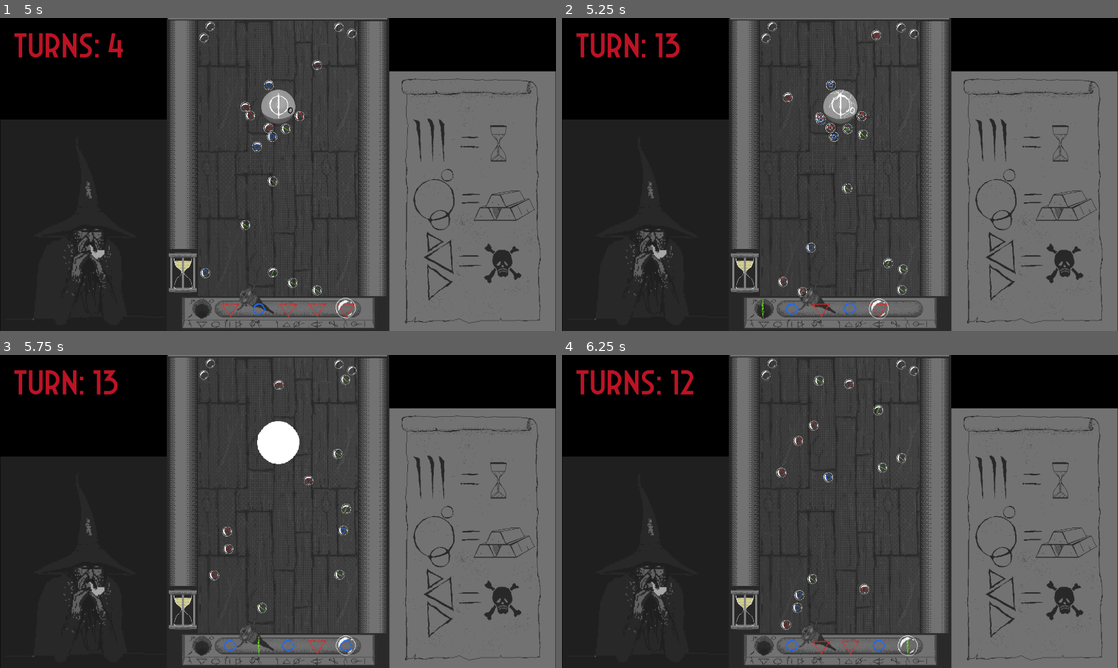
Above: before the commit, frames 1-4 (two rows, left to right).
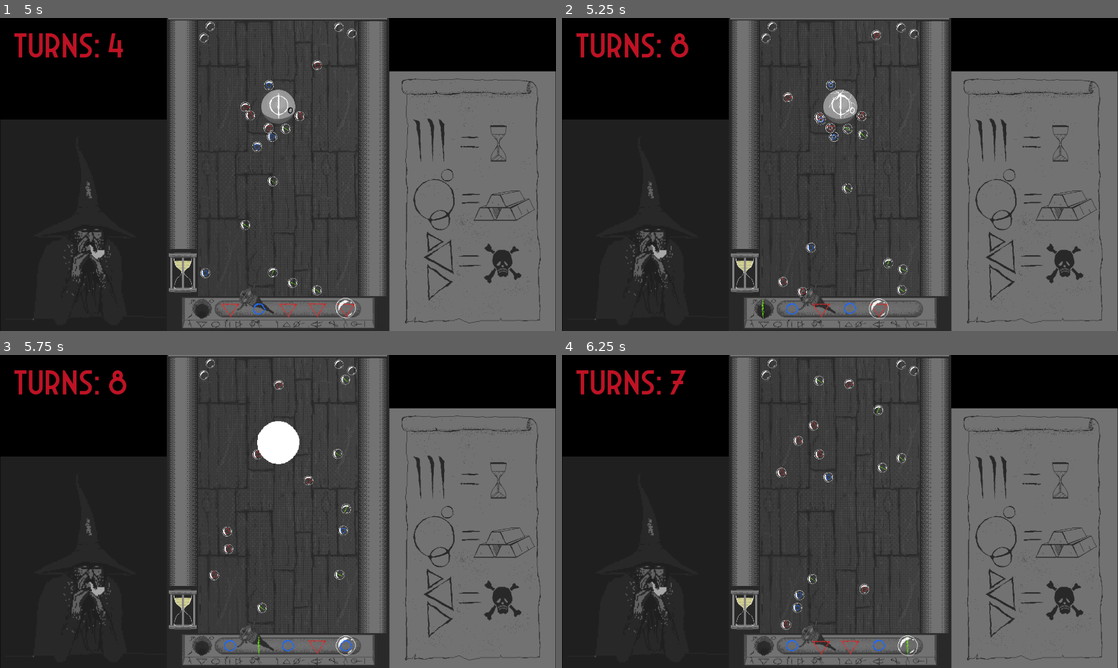
Above: after the commit, the same moments.

Repository: colton-o/bubblemancer
Game: Godot game, scene res://Levels/Level_1.tscn
Two runs of this game, one before a commit and one after it. Both use one fixed random seed, a clock stepped at 60 frames per second and the inputs below.
Inputs (mouse positions are in pixels of both pictures, inside the frame that each line leads up to):
- Up to frame 1 (5 s): move the mouse to (400, 158) at 0.52 s; click (400, 158) at 0.6 s; move the mouse to (166, 190) at 1.27 s; click (166, 190) at 1.35 s; move the mouse to (333, 105) at 2.02 s; click (333, 105) at 2.1 s; move the mouse to (250, 237) at 2.77 s; click (250, 237) at 2.85 s; move the mouse to (444, 221) at 3.52 s; click (444, 221) at 3.6 s; move the mouse to (111, 127) at 4.27 s; click (111, 127) at 4.35 s
- Up to frame 2 (5.25 s): move the mouse to (867, 174) at 5.02 s; click (867, 174) at 5.1 s
- Up to frame 3 (5.75 s): no input
- Up to frame 4 (6.25 s): move the mouse to (756, 433) at 5.77 s; click (756, 433) at 5.85 s

Frame 1 is identical in both runs. In frame 2, 0.4% of the frame differs, in the area x 14-48%, y 4-34%; in frame 3, 0.4%; in frame 4, 0.2%.

Commit message:
Update seal.gd

Diff:
--- a/Scripts/seal.gd
+++ b/Scripts/seal.gd
@@ -16,6 +16,7 @@
 @onready var orb_break_sfx = $OrbBreak
 
 var alive = true
+var broken = false
 
 # Called when the node enters the scene tree for the first time.
 func _ready() -> void:
@@ -78,6 +79,8 @@
 
 
 func _breakSeal() -> void:
+	if broken: return
+	broken = true
 	print("Seal Broken")
 	$"../PowerUps".extra_turn(5)
 	$"..".current_score += 1
